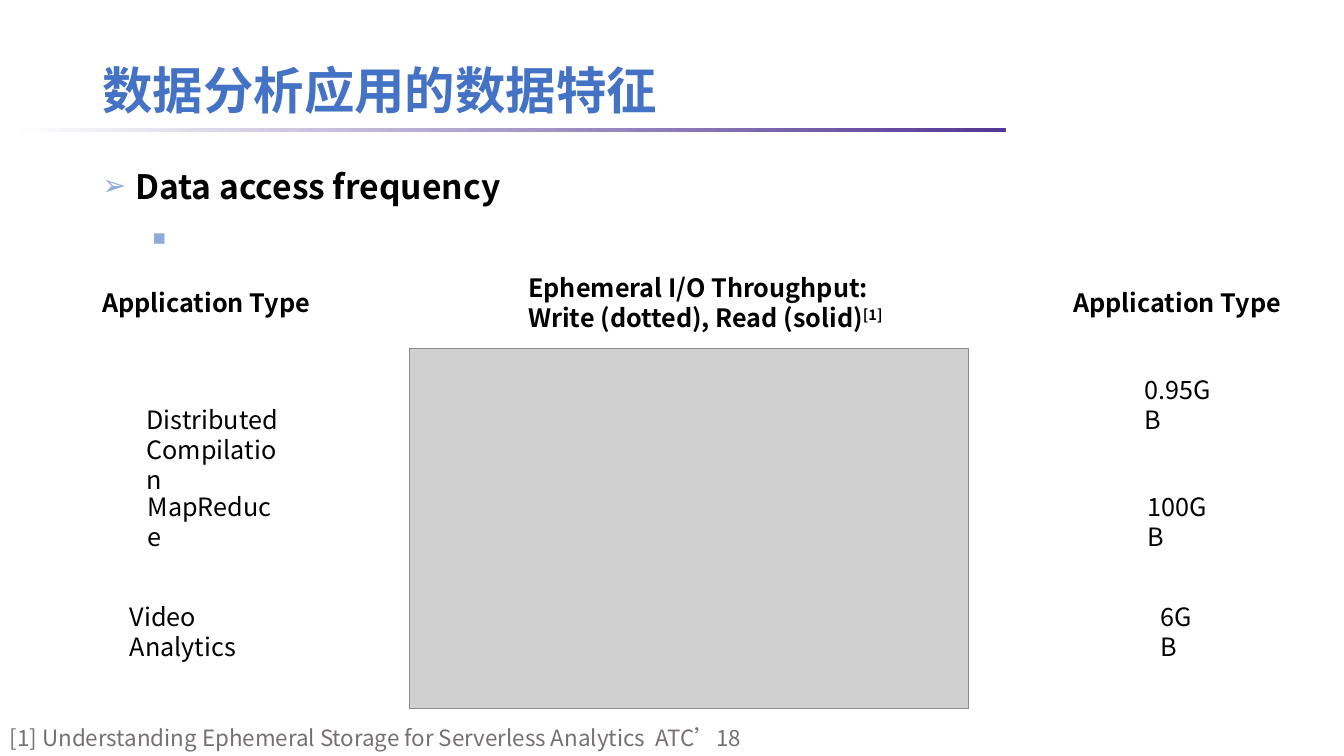
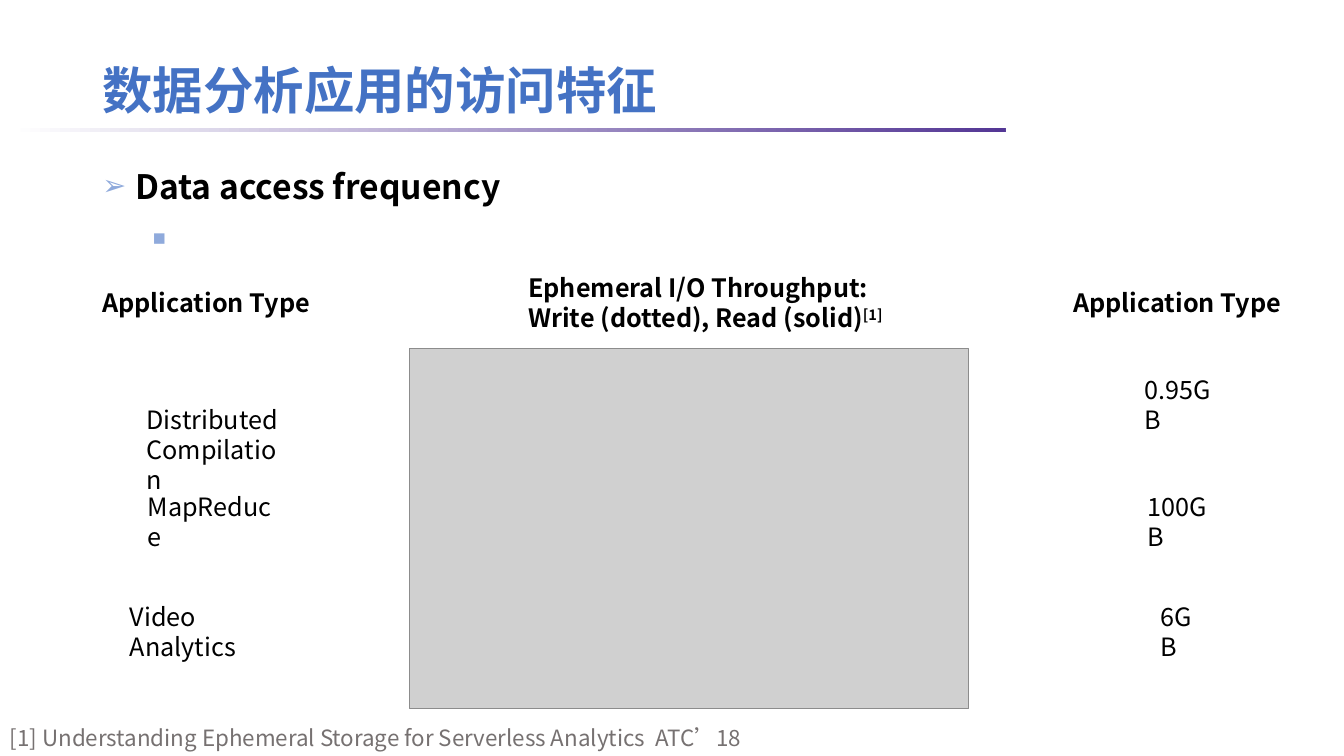
Before and after one commit to lt2000/ADSL, a slide deck: slide 8 of meeting/数据分析应用的数据特征.pptx (slide 7 before the commit). Drawn at 1344x756 pixels with LibreOffice and Linux fonts; fonts in the diff are those of the drawing; grey boxes stand for pictures; background and template pictures are left out. Boxes give left, top, right and bottom in pixels: in the first picture for what was removed or moved away, otherwise in the second. Text is boxed around its words. In the diff, an @@ line names an element or a change of style, - is before the commit and + after.

```diff
--- a/meeting/数据分析应用的数据特征.pptx
+++ b/meeting/数据分析应用的数据特征.pptx
@@ title at bbox=[102, 65, 656, 114]: text changed @@
-数据分析应用的数据特征
+数据分析应用的访问特征
```
Also in this commit, not shown: 3 other slides changed, 1 slide added, 5 other files.
